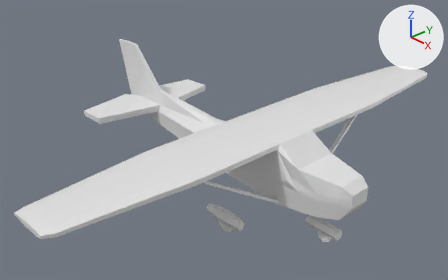
The Blender file OpenGL_Flightsim/reference/blender/Cessna_172_v1.blend as it was, and as the next commit left it.
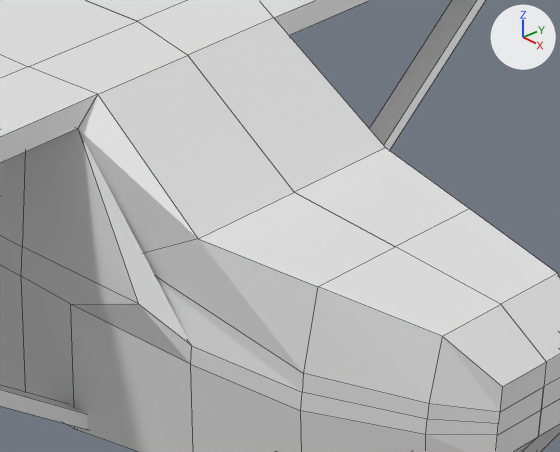
Old and new are each drawn whole from a 50 mm camera at (9.54, -8.82, 6.14) aimed at (-0.08, 0.01, -0.12) and again close up on the part from 59% to 81% of the width and 45% to 74% of the height. The lights are fixed; the arrows at upper right show +X, +Y and +Z. The close-ups show mesh edges as thin lines.
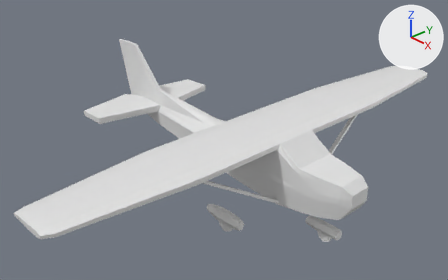
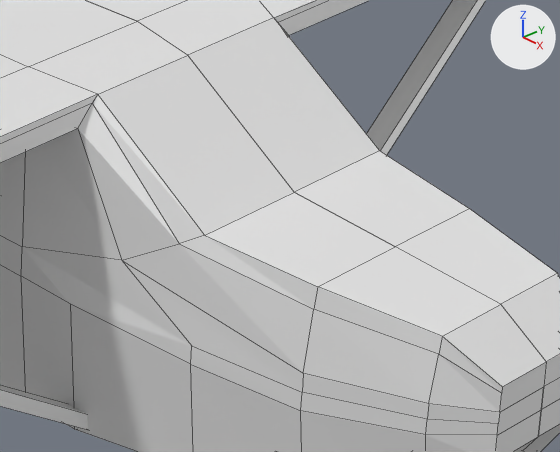
Changed parts and their boxes (x1, y1, x2, y2) in the close-ups (560 x 452 px):
```json
{"object": "Cube", "change": "reshaped, modifiers changed", "before": [0, 0, 560, 452], "after": [0, 0, 560, 452]}
{"part": 1, "of": "me_cube", "change": "cut back", "before": [0, 0, 560, 412], "after": [0, 0, 505, 412]}
```

Edits to the scene script, one JSON object a line:
```json
{"block": "me_cube", "where": "# used by ob_cube; location = (0.0, 0.0, 0.0); scale = (4.14, 1.27, 1.36)"}
{"op": "remove", "block": "me_cube", "code": "me_cube.from_pydata(...)  # 506 vertices, 470 faces; spans x -1.0..0.91, y -4.34..4.34, z -0.99..1.05"}
{"op": "add", "block": "me_cube", "code": "me_cube.from_pydata(...)  # 322 vertices, 275 faces; spans x -1.0..0.91, y -4.35..0.0, z -0.99..1.05"}
{"block": "me_cube", "change": "me_cube part 1"}
{"block": "me_cube", "change": "153 vertices are removed from x -1.0..0.91, y -0.47..4.34, z -0.99..1.05"}
{"block": "me_cube", "change": "194 faces are deleted"}
{"block": "me_cube", "change": "1 vertex moves from x 0.64, y -0.41, z 0.27 to x 0.64, y -0.38, z 0.27"}
{"block": "me_cube", "change": "17 vertices are added at x 0.1..0.91, y -4.35..-0.19, z 0.09..0.51"}
{"block": "me_cube", "change": "35 new faces join them"}
{"op": "add", "block": "ob_cube", "code": "_m = ob_cube.modifiers.new('Mirror', 'MIRROR')"}
{"op": "add", "block": "ob_cube", "code": "_m.use_axis = (False, True, False)"}
```
